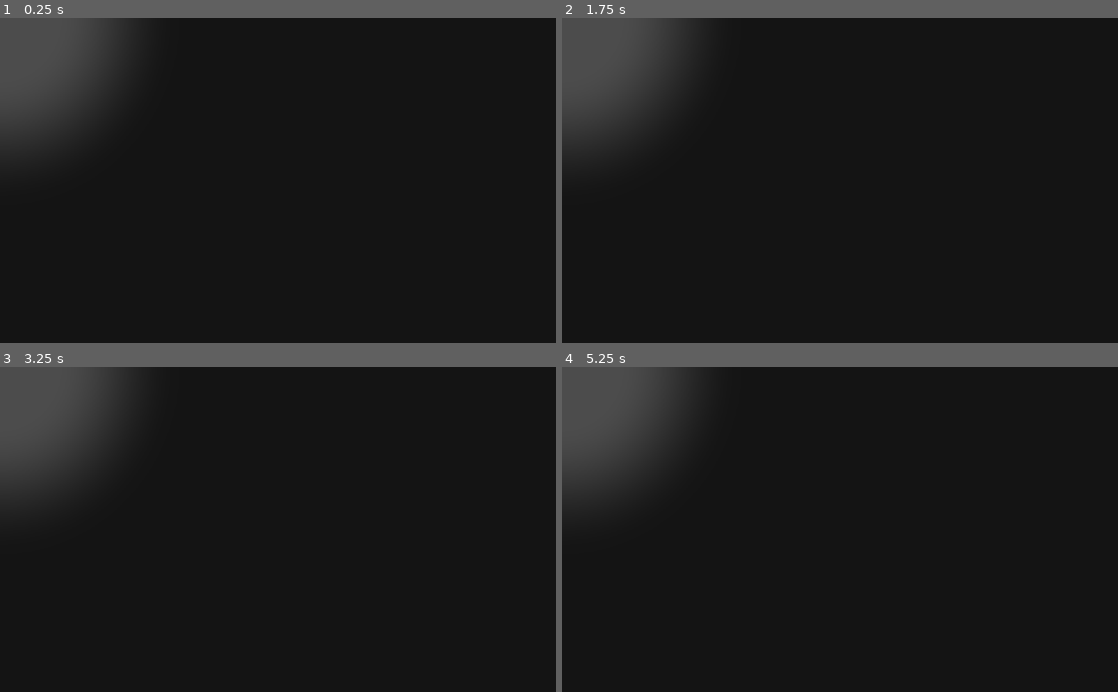
Above: before the commit, frames 1-4 (two rows, left to right).
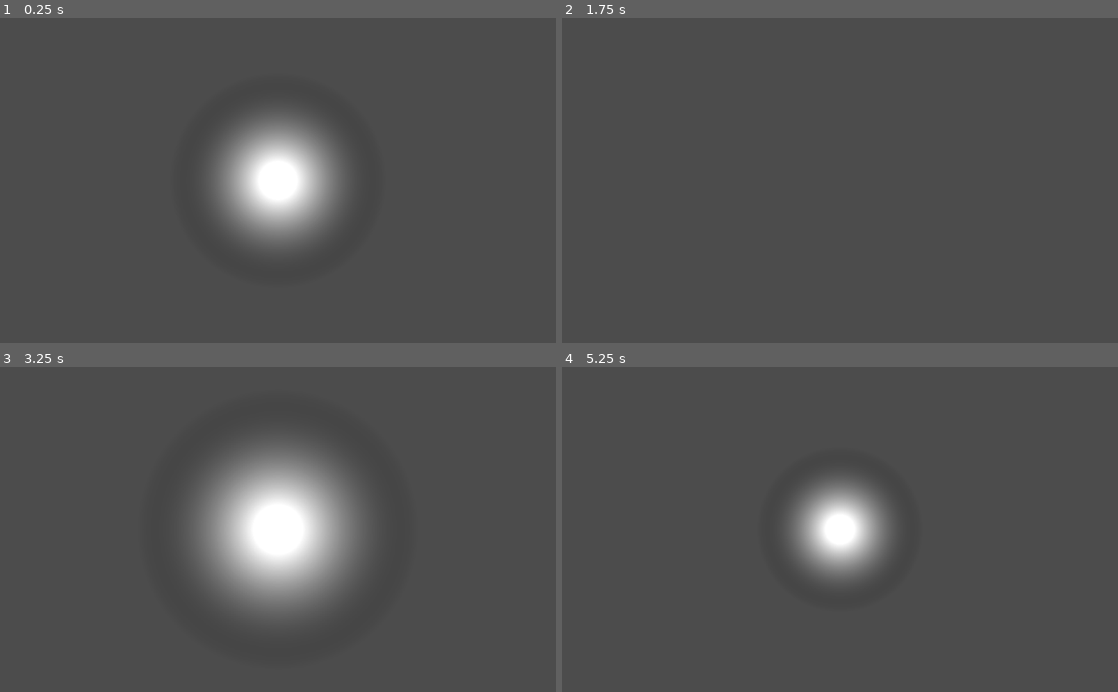
Above: after the commit, the same moments.

Repository: Firemanarg/ludum-dare-48
Game: Godot game, scene res://scenes/level/World.tscn
Two runs of this game, one before a commit and one after it. Both use one fixed random seed, a clock stepped at 60 frames per second and the inputs below.
Inputs (mouse positions are in pixels of both pictures, inside the frame that each line leads up to):
- Up to frame 1 (0.25 s): no input
- Up to frame 2 (1.75 s): tap Enter at 0.5 s; move the mouse to (962, 164) at 0.52 s; hold D (move_right) 0.53-1.28 s; tap Left (light_turn_off) at 0.6 s; click (962, 164) at 0.67 s; tap Space at 1.25 s; move the mouse to (728, 196) at 1.27 s; hold Down (light_step_down) from 1.28 s (still down); tap Right (light_turn_on) at 1.35 s
- Up to frame 3 (3.25 s): tap Enter at 2 s; move the mouse to (333, 458) at 2.02 s; release Down (light_step_down) at 2.03 s; hold D (move_right) 2.03-2.78 s; tap Left (light_turn_off) at 2.1 s; tap Space at 2.75 s; move the mouse to (250, 594) at 2.77 s; hold Up (light_step_up) from 2.78 s (still down); tap Right (light_turn_on) at 2.85 s; click (250, 594) at 2.92 s
- Up to frame 4 (5.25 s): tap Enter at 3.5 s; move the mouse to (1006, 578) at 3.52 s; release Up (light_step_up) at 3.53 s; hold A (move_left) 3.53-5.03 s; tap Left (light_turn_off) at 3.6, 5.1 s; tap Space at 4.25 s; move the mouse to (673, 480) at 4.27 s; tap Right (light_turn_on) at 4.35 s; move the mouse to (867, 529) at 5.02 s; hold Down (light_step_down) from 5.03 s (still down); click (867, 529) at 5.17 s

The runs differ from the first frame. In frame 1, 94% of the frame differs, in the area x 0-100%, y 0-100%; in frame 2, 94%; in frame 3, 94%; in frame 4, 94%.

Commit message:
Light Source

Diff:
--- a/godot/scenes/level/LightSource.tscn
+++ b/godot/scenes/level/LightSource.tscn
@@ -12,3 +12,4 @@
 [node name="Tween" type="Tween" parent="."]
 
 [node name="Timer" type="Timer" parent="."]
+one_shot = true
--- a/godot/scenes/level/Player.tscn
+++ b/godot/scenes/level/Player.tscn
@@ -23,3 +23,5 @@
 [node name="collider" type="CollisionShape2D" parent="."]
 position = Vector2( 0.466736, -16.2935 )
 shape = SubResource( 1 )
+
+[node name="AnimationPlayer" type="AnimationPlayer" parent="."]
--- a/godot/scenes/level/World.tscn
+++ b/godot/scenes/level/World.tscn
@@ -15,4 +15,5 @@
 [node name="ShaderLayer" type="CanvasLayer" parent="."]
 
 [node name="ColorRect" parent="ShaderLayer" instance=ExtResource( 2 )]
+visible = false
 color = Color( 0.0862745, 0.0862745, 0.0862745, 1 )
--- a/godot/scripts/level/LightSource.gd
+++ b/godot/scripts/level/LightSource.gd
@@ -18,6 +18,7 @@
 var tween_duration = 0.2
 
 func _ready() -> void:
+	timer.connect("timeout", self, "on_timer_timeout")
 	pass
 
 
@@ -33,7 +34,7 @@
 		else:
 			set_current_prc(current_prc + prc_step)
 	if step_down:
-		if current_prc - prc_step < 0.00:
+		if current_prc - prc_step < 0.0:
 			set_current_prc(0.0)
 		else:
 			set_current_prc(current_prc - prc_step)
@@ -56,10 +57,21 @@
 	return Global.map(prc, 0.00, 1.0, min_radius, max_radius)
 
 func set_current_prc(value):
-	if value >= 0.0 and value <= 1.0:
-		last_prc = current_prc
+	last_prc = current_prc
+
+	if value > 0.0 and value < 1.0:
 		current_prc = value
-		update_visual_radius()
+
+	elif value == 0.0:
+		current_prc = 0.0
+		turn_off()
+
+	elif value == 1.0:
+		current_prc = 1.0
+		turn_on()
+
+	update_visual_radius()
+
 
 func update_visual_radius():
 	var last_scale_factor = Global.map(last_radius(), min_radius, max_radius, min_scale, max_scale)
@@ -72,4 +84,13 @@
 	pass
 
 func turn_off():
+	timer.wait_time = tween_duration
+	timer.start()
 	pass
+
+func turn_on():
+	gradient.visible = true
+	pass
+
+func on_timer_timeout():
+	gradient.visible = false
